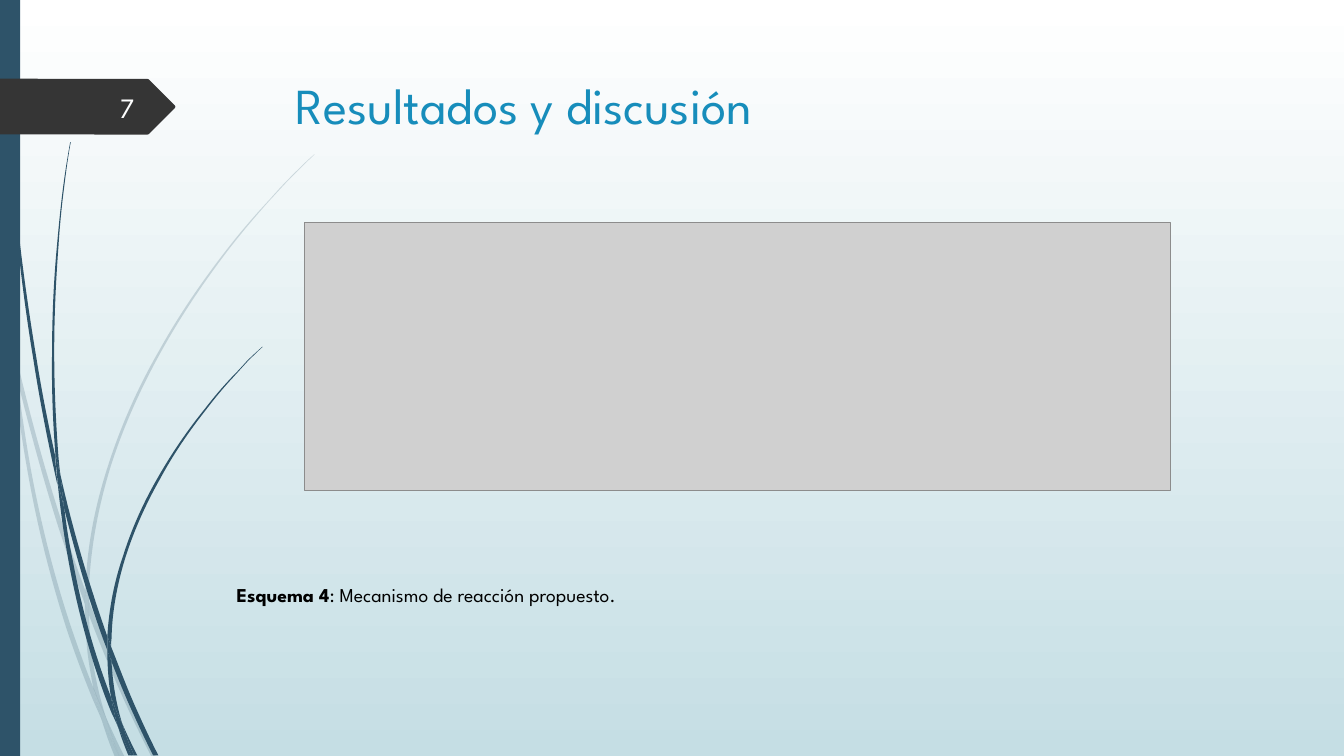
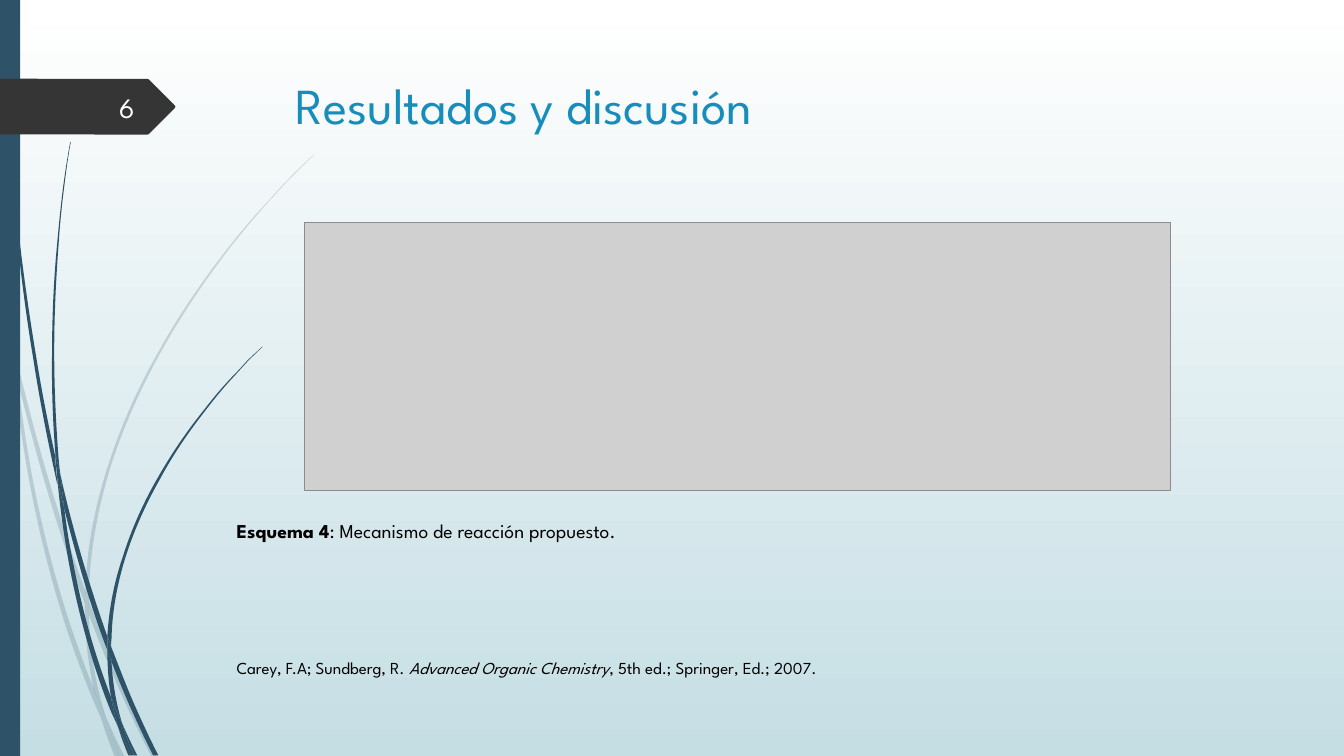
Before and after one commit to jsbarbosa/organica3, a slide deck: slide 6 of 3-Ozonolisis/seminario/Ozonolisis.pptx (slide 7 before the commit). Drawn at 1344x756 pixels with LibreOffice and Linux fonts; fonts in the diff are those of the drawing; grey boxes stand for pictures. Boxes give left, top, right and bottom in pixels: in the first picture for what was removed or moved away, otherwise in the second. Text is boxed around its words. In the diff, an @@ line names an element or a change of style, - is before the commit and + after.

```diff
--- a/3-Ozonolisis/seminario/Ozonolisis.pptx
+++ b/3-Ozonolisis/seminario/Ozonolisis.pptx
@@ page number at (119, 99, 134, 119): text changed @@
-7
+6
@@ text "Esquema 4: Mecanismo de reacción ...": place and size @@
-text "Esquema 4: Mecanismo de reacción ..." at (237, 588, 616, 606)
+text "Esquema 4: Mecanismo de reacción ..." at (237, 524, 616, 542)
@@ text added at (237, 662, 816, 678), 12 pt, text #000000 @@
+Carey, F.A; Sundberg, R. Advanced Organic Chemistry, 5th ed.; Springer, Ed.; 2007.
```
Also in this commit, not shown: 6 other slides changed, 1 slide removed.
